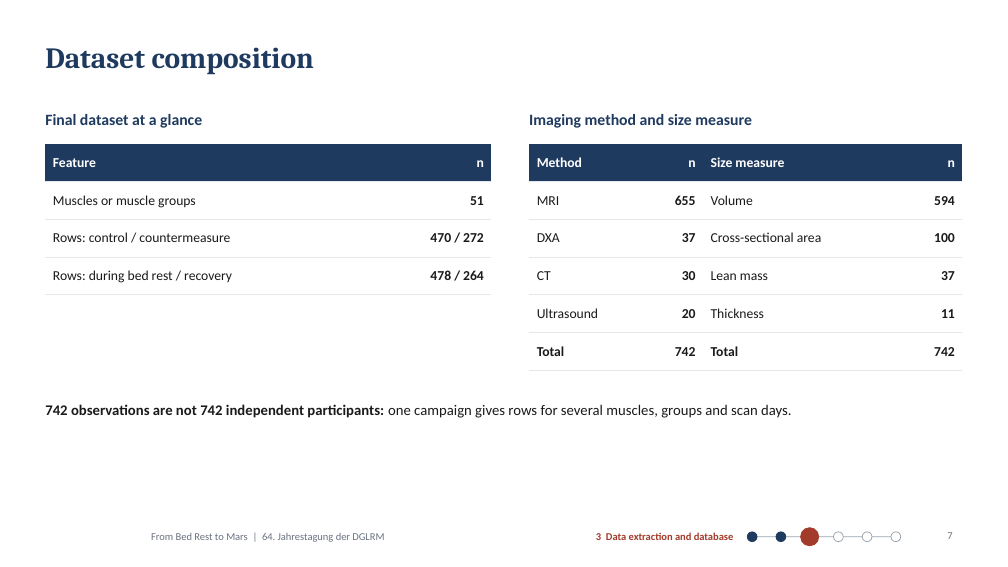
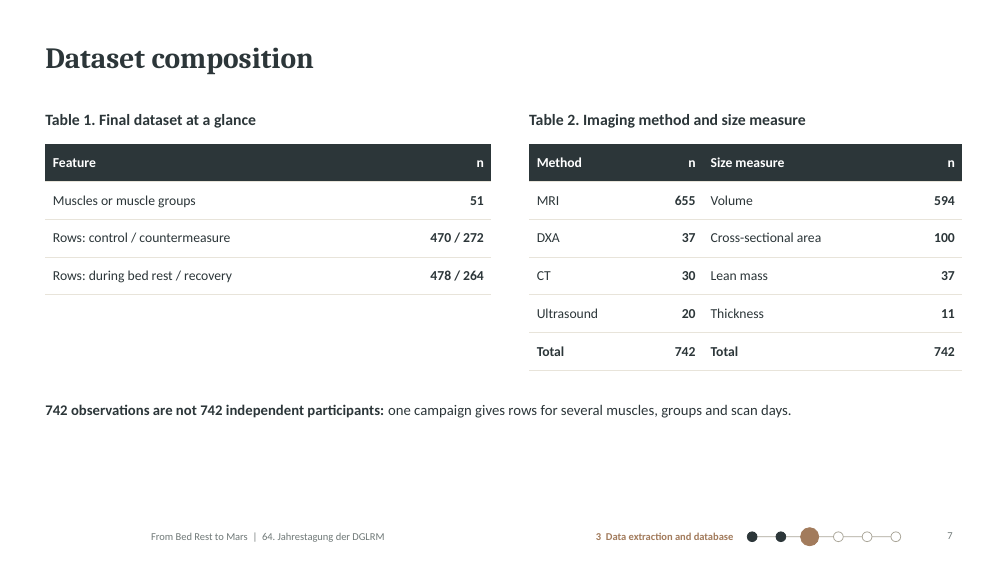
Before and after one commit to MiladBahariQaragoz/BedrestToMars, a slide deck: slide 7 of presentation/bed-rest-to-mars-talk.pptx. Drawn at 1008x567 pixels with LibreOffice and Linux fonts; fonts in the diff are those of the drawing; background and template pictures are left out. Boxes give left, top, right and bottom in pixels: in the first picture for what was removed or moved away, otherwise in the second. Text is boxed around its words. In the diff, an @@ line names an element or a change of style, - is before the commit and + after.

```diff
--- a/presentation/bed-rest-to-mars-talk.pptx
+++ b/presentation/bed-rest-to-mars-talk.pptx
@@ title "Dataset composition" at [45, 47, 314, 75]: text colour #1F3A5F to #2C3639 @@
@@ text at [45, 114, 256, 128]: text changed; text colour #1F3A5F to #2C3639 @@
-Final dataset at a glance
+Table 1. Final dataset at a glance
@@ text at [529, 114, 806, 128]: text changed; text colour #1F3A5F to #2C3639 @@
-Imaging method and size measure
+Table 2. Imaging method and size measure
@@ table at [45, 144, 492, 287] @@
@@ fill #1F3A5F to #2C3639 in row 1 @@
@@ text colour #1A1A1A to #2C3639 @@
@@ borders changed @@
@@ table at [529, 144, 963, 360] @@
@@ fill #1F3A5F to #2C3639 in row 1 @@
@@ text colour #1A1A1A to #2C3639 in "MRI", "655", "Volume", "594" and 16 more places @@
@@ borders changed @@
@@ text "742 observations are not 742 ..." at [45, 404, 792, 418]: text colour #1A1A1A to #2C3639 @@
@@ text "3 Data extraction and database" at [596, 532, 734, 540]: text colour #A23B2A to #A27B5C @@
@@ ellipse at [747, 532, 757, 542]: fill #1F3A5F to #2C3639; outline #1F3A5F 0.75 pt to #2C3639 0.75 pt @@
@@ line (752, 537) - (896, 537): stroke #9AA3AE 0.75 pt to #A9A598 0.75 pt @@
@@ ellipse at [777, 532, 786, 542]: fill #1F3A5F to #2C3639; outline #1F3A5F 0.75 pt to #2C3639 0.75 pt @@
@@ ellipse at [801, 528, 819, 546]: fill #A23B2A to #A27B5C; outline #A23B2A 0.75 pt to #A27B5C 0.75 pt @@
@@ outline #9AA3AE 0.75 pt to #A9A598 0.75 pt in 3 elements at [834, 532, 844, 542], [862, 532, 872, 542], [892, 532, 901, 542] @@
```
Also in this commit, not shown: 17 other slides changed, 12 other files.
